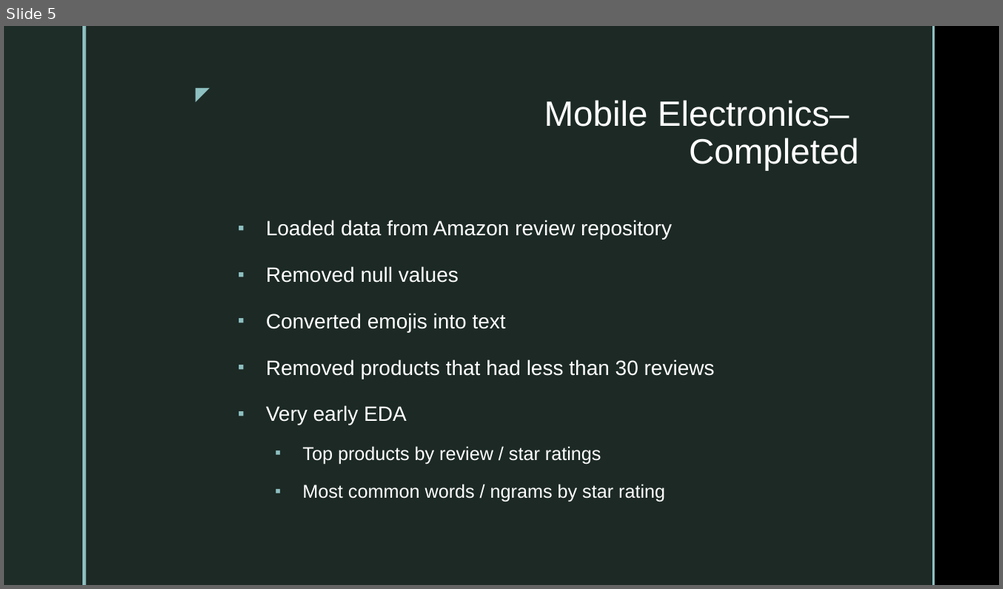
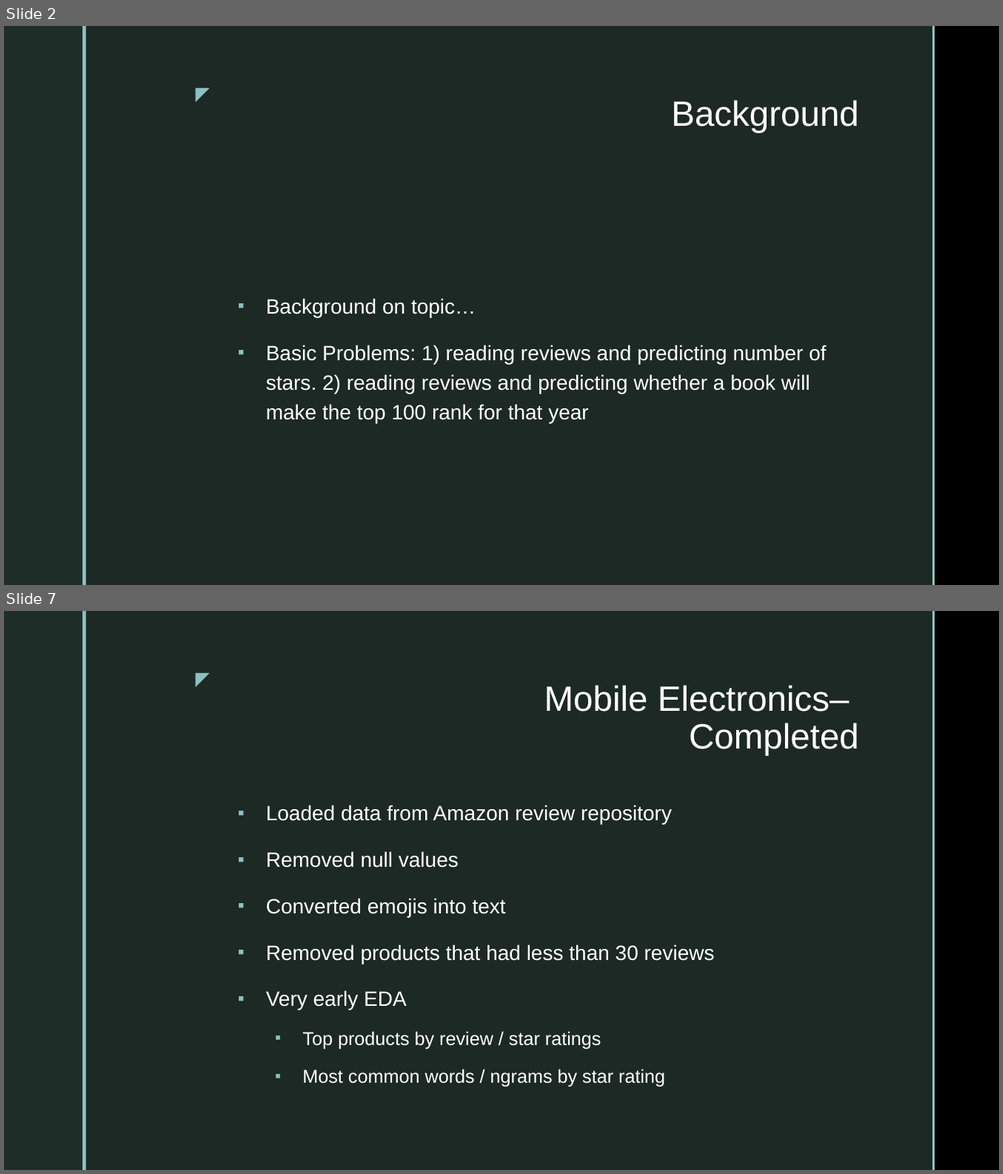
Before and after one commit to TKarlovitzDrexel/DSCI591_ACRSent, a slide deck: PitchPresentationACRSent.pptx. Shown one above the other, each under a label of ours: slide 5 before the commit, slides 2 and 7 after it; the slides between them are not shown. The pictures are 1003x589 and 1003x1174 pixels, drawn with LibreOffice and Linux fonts; fonts in the diff are those of the drawing; background and template pictures are left out. Boxes give left, top, right and bottom in pixels: in the first picture for what was removed or moved away, otherwise in the second. Text is boxed around its words. In the diff, an @@ line names an element or a change of style, - is before the commit and + after.

Commit message:
Updates to book data for pitch presentation
Started the background information

```diff
--- a/PitchPresentationACRSent.pptx
+++ b/PitchPresentationACRSent.pptx
@@ slide 2 added at (4,26,999,585), background picture (left out); not listed: 5 template elements that a slide beside it also shows @@
@@ title added at (671,100,859,133), 34 pt, text #FFFFFF @@
+Background
@@ text added at (266,298,825,423), 20 pt, text #FFFFFF @@
+▪ Background on topic…
+▪ Basic Problems: 1) reading reviews and predicting number of stars. 2) reading reviews and predicting whether a book will make the top 100 rank for that year
@@ what was slide 5 is now slide 7 @@
```
Also in this commit, not shown: 4 slides changed, 1 other slide added.
